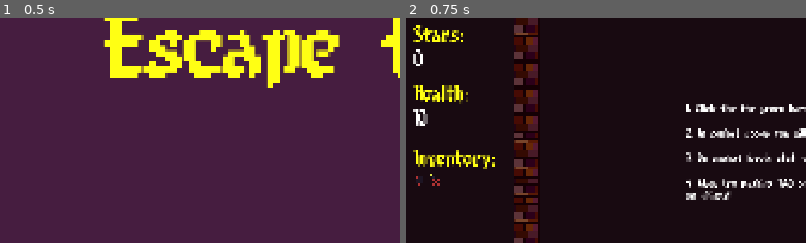
Above: before the commit, frames 1-2 (left to right).
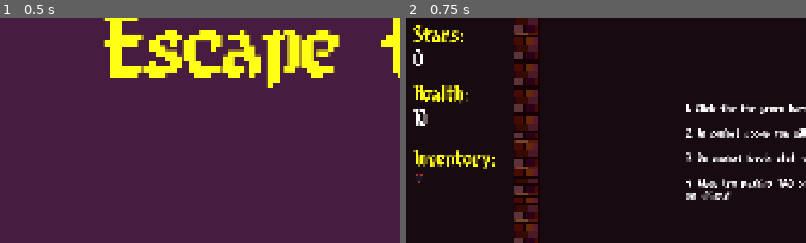
Above: after the commit, the same moments.

Repository: lostpoet999/escape_to_marty
Game: Godot game, scene res://scenes_and_scripts/ui_main_menu/main_menu.tscn
Two runs of this game, one before a commit and one after it. Both use one fixed random seed, a clock stepped at 60 frames per second and the inputs below. Sound files missing from this copy of the repository are replaced by a short silence.
Inputs:
- Up to frame 1 (0.5 s): no input
- Up to frame 2 (0.75 s): click "Start" at 0.5 s
The pictures show only the part of the screen within x 0-50%, y 14-64%; the shares and areas given below are measured in that part.

Frame 1 is identical in both runs. In frame 2, less than 0.1% of the frame differs, in the area x 2-9%, y 69-75%.

Commit message:
feat: basic item spawning working
need to bringin assigning paddle powerup properly as well as active powerups functionality.

Diff:
--- a/scenes_and_scripts/ball/ball.gd
+++ b/scenes_and_scripts/ball/ball.gd
@@ -34,8 +34,8 @@
 	Signalbus.inventory_changed.connect(repopulate_effects_from_inventory)
 	repopulate_effects_from_inventory()
 	instantiate_all_effects()
-
 	update_base_dmg()
+
 	Signalbus.level_cleared.connect(remove_ball)
 
 func remove_ball() -> void:
@@ -56,9 +56,12 @@
 
 ## Clear and load inventory powerups for Ball.
 func repopulate_effects_from_inventory() -> void:
+	print("before clear: ", powerup_array)
 	powerup_array.clear()
+	print("after clear: ", powerup_array)
 	var items: Array = PlayerInventory.get_instance().get_items_for_ball()
 	powerup_array.append_array(items)
+	print("after repop: ", powerup_array)
 
 func instantiate_all_effects() -> void:
 	for powerup_ref: BallPowerUp in powerup_array:
@@ -68,11 +71,15 @@
 			damage_effects.append(effect)
 
 func update_base_dmg() -> void: #stack the powerup damage
+	print("start of update: ", ball_dmg)
 	ball_dmg = DEFAULT_BALL_DMG
+	print("after default: ", ball_dmg)
 	for powerup_ref: BallPowerUp in powerup_array:
 		ball_dmg += powerup_ref.global_damage_bonus
+		print("after dmg bonus: ", ball_dmg)
 	for powerup_ref: BallPowerUp in powerup_array:
 		ball_dmg *= powerup_ref.global_damage_multi
+		print("after dmg multi: ", ball_dmg)
 
 func get_paddle_half_height() -> float:
 	var shape: RectangleShape2D = paddle_collision.shape as RectangleShape2D
--- a/scenes_and_scripts/inventory/inventory.gd
+++ b/scenes_and_scripts/inventory/inventory.gd
@@ -7,7 +7,7 @@
 var items: Array[BaseItem] ## Powerups, passives or actives for ball, paddle, or click. One active passive for each type.
 const TESTING: Array = [
 	## Add testing inventory items here that will be added in _ready
-	preload("uid://ctjeqnpuca6lq"),preload("uid://b1myuckbujeku")
+	preload("uid://ctjeqnpuca6lq")
 ]
 
 @warning_ignore_start("untyped_declaration")
@@ -55,8 +55,9 @@
 
 ## Load power-ups from inventory for appropriate object
 func get_items_for_ball() -> Array[BallPowerUp]:
-	var _items: Array[BallPowerUp]
-	for item:BallPowerUp in items:
+	print("loading ball pups")
+	var _items: Array[BallPowerUp] = []
+	for item:BaseItem in items:
 		if item is BallPowerUp:
 			_items.append(item)
 	return _items
--- a/scenes_and_scripts/inventory/inventory_panel.gd
+++ b/scenes_and_scripts/inventory/inventory_panel.gd
@@ -40,7 +40,8 @@
 
 func clear_buttons() -> void:
 	for button: Button in buttons:
-		button.queue_free()
+		if is_instance_valid(button):
+			button.queue_free()
 
 func _on_button_pressed(button: Button) -> void:
 	var item: Variant = button.get_meta(&"Item")
--- a/scenes_and_scripts/inventory/item_pool.tres
+++ b/scenes_and_scripts/inventory/item_pool.tres
@@ -3,9 +3,10 @@
 [ext_resource type="Script" uid="uid://c883xeifksqne" path="res://scenes_and_scripts/powerups_and_effects/base_item.gd" id="1_8japa"]
 [ext_resource type="Script" uid="uid://d2lueb6p5il1v" path="res://scenes_and_scripts/inventory/item_pool.gd" id="2_upo5x"]
 [ext_resource type="Resource" uid="uid://b1myuckbujeku" path="res://scenes_and_scripts/powerups_and_effects/ball_powerups/2x_damage..tres" id="3_ee38i"]
-[ext_resource type="Resource" uid="uid://ctjeqnpuca6lq" path="res://scenes_and_scripts/powerups_and_effects/ball_powerups/base_ball_power_up.tres" id="4_oyjj8"]
+[ext_resource type="Resource" uid="uid://fyf4owjki76f" path="res://scenes_and_scripts/powerups_and_effects/ball_powerups/plus_two_dmg.tres" id="3_kfe0u"]
+[ext_resource type="Resource" uid="uid://ctgr6av7wt1l4" path="res://scenes_and_scripts/powerups_and_effects/paddle_active_powerups/paddle_active_test.tres" id="4_ee38i"]
 
 [resource]
 script = ExtResource("2_upo5x")
-item_pool = Array[ExtResource("1_8japa")]([ExtResource("3_ee38i"), ExtResource("4_oyjj8")])
+item_pool = Array[ExtResource("1_8japa")]([ExtResource("3_ee38i"), ExtResource("4_ee38i"), ExtResource("3_kfe0u")])
 metadata/_custom_type_script = "uid://d2lueb6p5il1v"
--- a/scenes_and_scripts/item_spawning/item_box.gd
+++ b/scenes_and_scripts/item_spawning/item_box.gd
@@ -1,11 +1,6 @@
 extends Node2D
 
 
-# Called when the node enters the scene tree for the first time.
-func _ready() -> void:
-	pass # Replace with function body.
-
-
-# Called every frame. 'delta' is the elapsed time since the previous frame.
-func _process(delta: float) -> void:
-	pass
+func _on_loot_box_pressed() -> void:
+	var new_item: BaseItem = ItemSpawner.pick_random_item()
+	PlayerData.inventory.add_item(new_item)
--- a/scenes_and_scripts/item_spawning/item_box.tscn
+++ b/scenes_and_scripts/item_spawning/item_box.tscn
@@ -14,3 +14,5 @@
 offset_bottom = 40.0
 texture_normal = ExtResource("1_01tpr")
 texture_hover = ExtResource("3_liaki")
+
+[connection signal="pressed" from="LootBox" to="." method="_on_loot_box_pressed"]
--- a/scenes_and_scripts/item_spawning/item_spawner.gd
+++ b/scenes_and_scripts/item_spawning/item_spawner.gd
@@ -18,9 +18,14 @@
 
 func pick_random_item()->BaseItem:
 	var tier: int = get_tier()
+	print("tier: ", tier)
+	print("item pool: ", item_pool_data.item_pool)
 	var list_of_picked_tier: Array = item_pool_data.item_pool.filter(
 		func(item: BaseItem)->bool: return item.rarity == tier
 	)
+
+	print(list_of_picked_tier)
+
 	var picked_item: BaseItem = list_of_picked_tier.pick_random()
 	return picked_item
 
@@ -30,7 +35,8 @@
 	var cummulative: float = 0.0
 	for weights:int in spawn_weights:
 		cummulative += spawn_weights[weights]
-		if rand < cummulative: return weights
+		if rand < cummulative:
+			return weights
 	return BaseItem.RarityType.VERY_RARE
 
 func normalize_spawn_weights()->void: #TODO: create method to normalize the spawn weights when an item changes the spawn rate of a particular tier
--- a/scenes_and_scripts/levels/floor_1_the_lighthouse/combat_1_1.tscn
+++ b/scenes_and_scripts/levels/floor_1_the_lighthouse/combat_1_1.tscn
@@ -7,4 +7,4 @@
 
 [node name="BlueBrick" parent="PlayArea/Walls" parent_id_path=PackedInt32Array(76639453) index="79" unique_id=887021685 instance=ExtResource("2_qcry5")]
 position = Vector2(1056, 512)
-brick_health = 10
+brick_health = 5
--- a/scenes_and_scripts/levels/floor_1_the_lighthouse/combat_1_3.tscn
+++ b/scenes_and_scripts/levels/floor_1_the_lighthouse/combat_1_3.tscn
@@ -10,6 +10,7 @@
 
 [node name="BlueBrick2" parent="PlayArea/Walls" parent_id_path=PackedInt32Array(76639453) index="80" unique_id=1239030522 instance=ExtResource("2_l6wtj")]
 position = Vector2(1056, 544)
+brick_health = 50
 
 [node name="BlueBrick" parent="." index="5" unique_id=1506194311 instance=ExtResource("2_l6wtj")]
 position = Vector2(1152, 576)
--- a/scenes_and_scripts/player_paddle/paddle.tscn
+++ b/scenes_and_scripts/player_paddle/paddle.tscn
@@ -2,7 +2,6 @@
 
 [ext_resource type="Script" uid="uid://c14m3ye4ihp6" path="res://scenes_and_scripts/player_paddle/paddle.gd" id="1_ews1h"]
 [ext_resource type="Texture2D" uid="uid://ceqjt876orrnp" path="res://scenes_and_scripts/player_paddle/basic_paddle.png" id="2_qicss"]
-[ext_resource type="Resource" uid="uid://ctgr6av7wt1l4" path="res://scenes_and_scripts/powerups_and_effects/paddle_active_powerups/paddle_active_test.tres" id="2_sflau"]
 [ext_resource type="Script" uid="uid://cs82vpqerteng" path="res://scenes_and_scripts/ball/vfx/trail.gd" id="4_gbs0h"]
 [ext_resource type="Texture2D" uid="uid://befajfg1phsl6" path="res://scenes_and_scripts/player_paddle/player_ghost_particles.png" id="5_naoyk"]
 
@@ -28,7 +27,6 @@
 [node name="Paddle" type="CharacterBody2D" unique_id=1681485936 groups=["paddle"]]
 collision_mask = 3
 script = ExtResource("1_ews1h")
-active_paddle_powerup = ExtResource("2_sflau")
 
 [node name="Sprite2D" type="Sprite2D" parent="." unique_id=486052735]
 position = Vector2(0, 59)
--- /dev/null
+++ b/scenes_and_scripts/powerups_and_effects/ball_powerups/+3 test.tres
@@ -0,0 +1,9 @@
+[gd_resource type="Resource" script_class="BallPowerUp" format=3 uid="uid://c7gdauspp2vbh"]
+
+[ext_resource type="Script" uid="uid://bymj844l5ynju" path="res://scenes_and_scripts/powerups_and_effects/ball_effects/damage_effects/Base Definition/damage_effect_wrapper.gd" id="1_7uu15"]
+[ext_resource type="Script" uid="uid://bryv4msdad7wu" path="res://scenes_and_scripts/powerups_and_effects/ball_powerups/ball_power_up.gd" id="2_w1tpf"]
+
+[resource]
+script = ExtResource("2_w1tpf")
+powerup_name = "+3 Test"
+metadata/_custom_type_script = "uid://bryv4msdad7wu"
--- /dev/null
+++ b/scenes_and_scripts/powerups_and_effects/ball_powerups/plus_two_dmg.tres
@@ -0,0 +1,13 @@
+[gd_resource type="Resource" script_class="BallPowerUp" format=3 uid="uid://fyf4owjki76f"]
+
+[ext_resource type="Script" uid="uid://bymj844l5ynju" path="res://scenes_and_scripts/powerups_and_effects/ball_effects/damage_effects/Base Definition/damage_effect_wrapper.gd" id="1_27g62"]
+[ext_resource type="Texture2D" uid="uid://cecsf2n63bp27" path="res://scenes_and_scripts/powerups_and_effects/ball_powerups/plus_two_dmg.png" id="2_c8gw7"]
+[ext_resource type="Script" uid="uid://bryv4msdad7wu" path="res://scenes_and_scripts/powerups_and_effects/ball_powerups/ball_power_up.gd" id="3_ok0pj"]
+
+[resource]
+script = ExtResource("3_ok0pj")
+global_damage_bonus = 2.0
+global_damage_multi = 1.0
+powerup_name = "+2 Damage"
+inventory_icon = ExtResource("2_c8gw7")
+metadata/_custom_type_script = "uid://bryv4msdad7wu"
--- a/scenes_and_scripts/powerups_and_effects/paddle_active_powerups/paddle_active_test.tres
+++ b/scenes_and_scripts/powerups_and_effects/paddle_active_powerups/paddle_active_test.tres
@@ -1,6 +1,7 @@
 [gd_resource type="Resource" script_class="PaddleActive" format=3 uid="uid://ctgr6av7wt1l4"]
 
 [ext_resource type="PackedScene" uid="uid://wf32q64261vr" path="res://scenes_and_scripts/powerups_and_effects/paddle_active_powerups/spirit_shot_projectile.tscn" id="1_0d1pg"]
+[ext_resource type="Texture2D" uid="uid://cqbg6wq1hq6mj" path="res://scenes_and_scripts/powerups_and_effects/paddle_active_powerups/spirit_shot_sprite.png" id="1_bqolx"]
 [ext_resource type="Script" uid="uid://0q4ogral5cxt" path="res://scenes_and_scripts/powerups_and_effects/paddle_active_powerups/paddle_active_ability.gd" id="1_xvy62"]
 
 [resource]
@@ -9,4 +10,7 @@
 max_spawn = 1
 speed_modifier = 1.0
 damage = 5
+powerup_name = "Spirit Shot"
+rarity = 1
+inventory_icon = ExtResource("1_bqolx")
 metadata/_custom_type_script = "uid://0q4ogral5cxt"
Binary file added: scenes_and_scripts/powerups_and_effects/ball_powerups/plus_two_dmg.png
Not shown, added: scenes_and_scripts/powerups_and_effects/ball_powerups/plus_two_dmg.png.import
